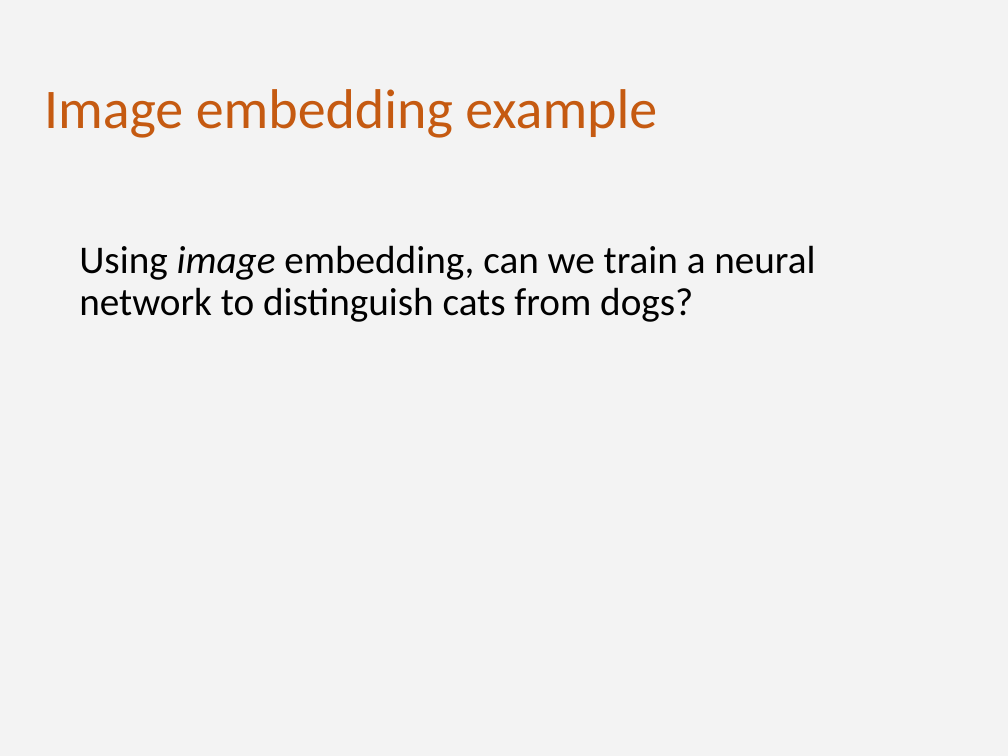
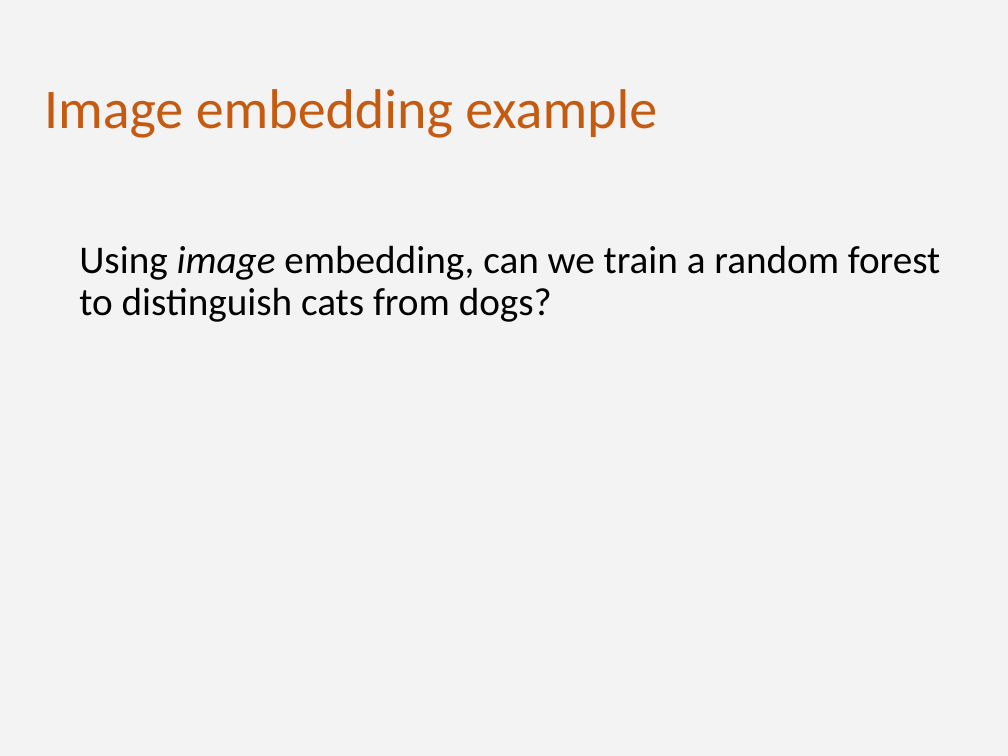
Before and after one commit to ImperialCollegeLondon/RCDS-intro-to-machine-learning, a slide deck: slide 28 of Intro_to_ML_3.pptx. Drawn at 1008x756 pixels with LibreOffice and Linux fonts; fonts in the diff are those of the drawing. Boxes give left, top, right and bottom in pixels: in the first picture for what was removed or moved away, otherwise in the second. Text is boxed around its words. In the diff, an @@ line names an element or a change of style, - is before the commit and + after.

```diff
--- a/Intro_to_ML_3.pptx
+++ b/Intro_to_ML_3.pptx
@@ text at bbox=[79, 245, 940, 322]: text changed @@
-Using image embedding, can we train a neural network to distinguish cats from dogs?
+Using image embedding, can we train a random forest to distinguish cats from dogs?
```
